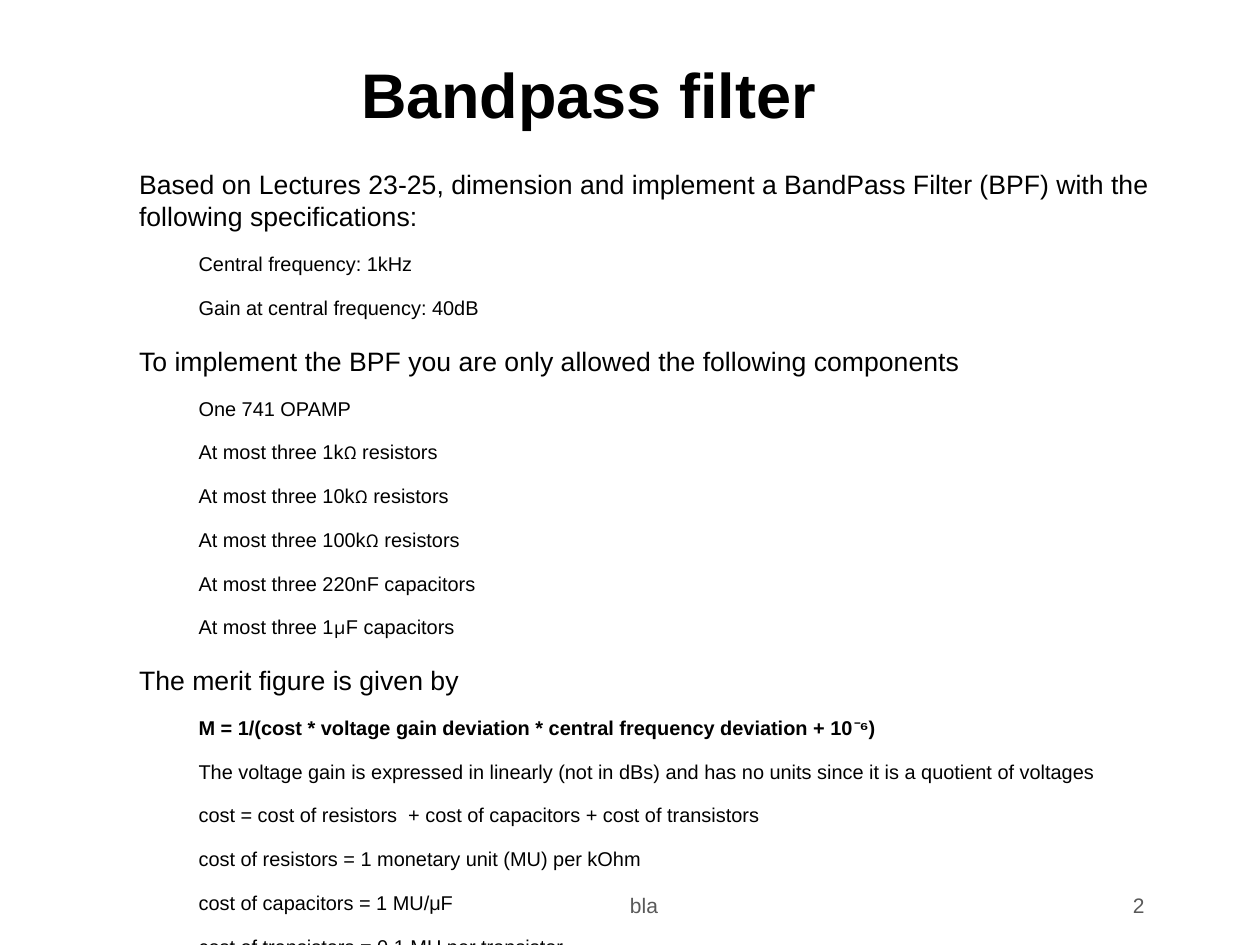
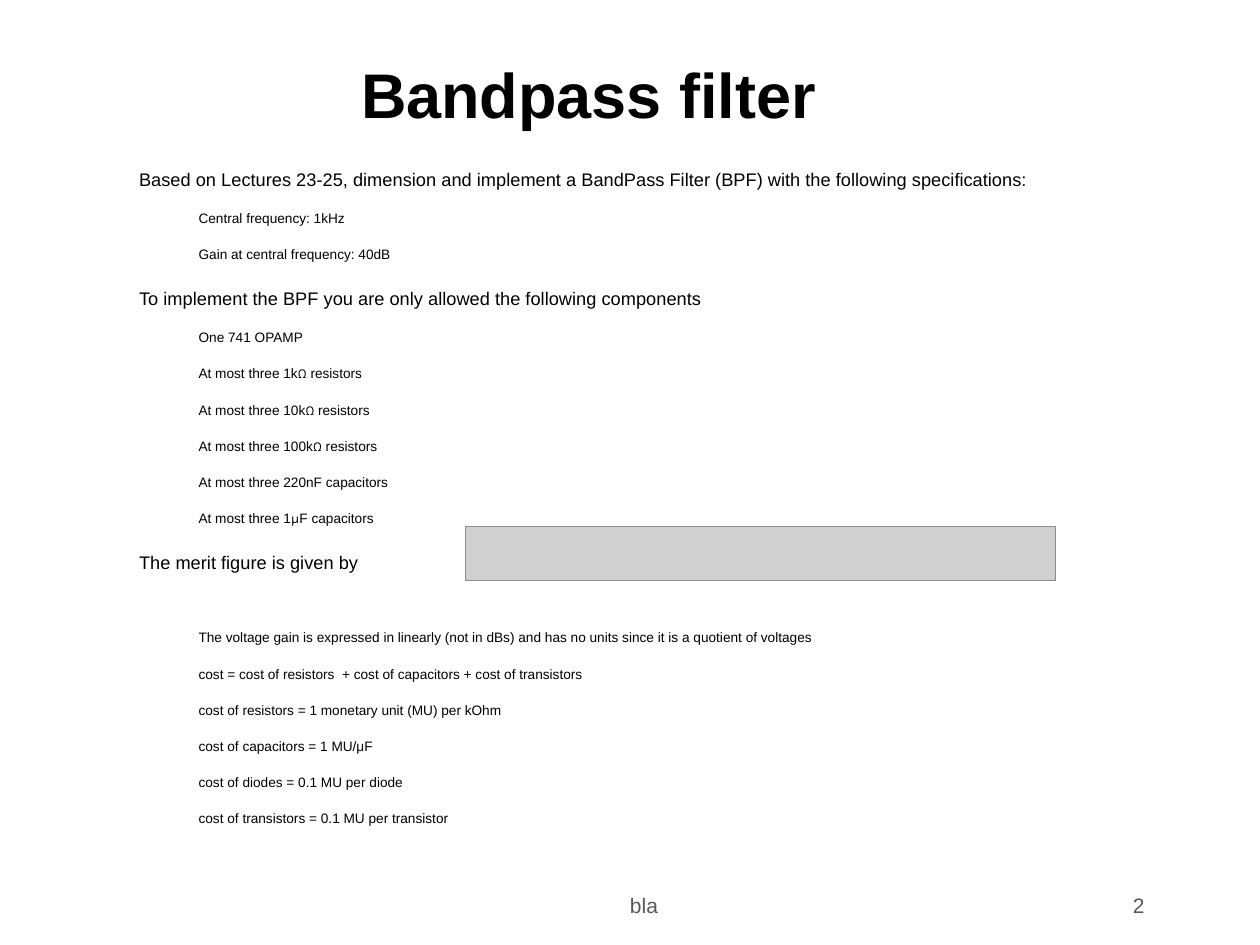
Before and after one commit to Jose-Goulao/ist-tcfe, a slide deck: slide 2 of t5/DADOS/t5.odp. Drawn at 1260x945 pixels with LibreOffice and Linux fonts; fonts in the diff are those of the drawing; grey boxes stand for pictures; background and template pictures are left out. Boxes give left, top, right and bottom in pixels: in the first picture for what was removed or moved away, otherwise in the second. Text is boxed around its words. In the diff, an @@ line names an element or a change of style, - is before the commit and + after.

```diff
--- a/t5/DADOS/t5.odp
+++ b/t5/DADOS/t5.odp
@@ text at bbox=[139, 172, 1027, 754]: size 15.2 to 10.4 pt in "Based on Lectures 23-25, dimension and implement ...", "To implement the BPF you are only ...", "The merit figure is given by"; size 11.4 to 7.8 pt in "Central frequency: 1kHz", "Gain at central frequency: 40dB", "One 741 OPAMP", "At most three 1kΩ resistors" and 9 more places @@
@@ picture added at bbox=[466, 527, 1056, 581] @@
@@ text at bbox=[199, 720, 876, 739]: paragraph removed @@
-  M = 1/(cost * voltage gain deviation * central frequency deviation + 10⁻⁶)
@@ text at bbox=[199, 777, 402, 790]: paragraph added @@
+  − cost of diodes = 0.1 MU per diode
```
Also in this commit, not shown: 5 other files.
